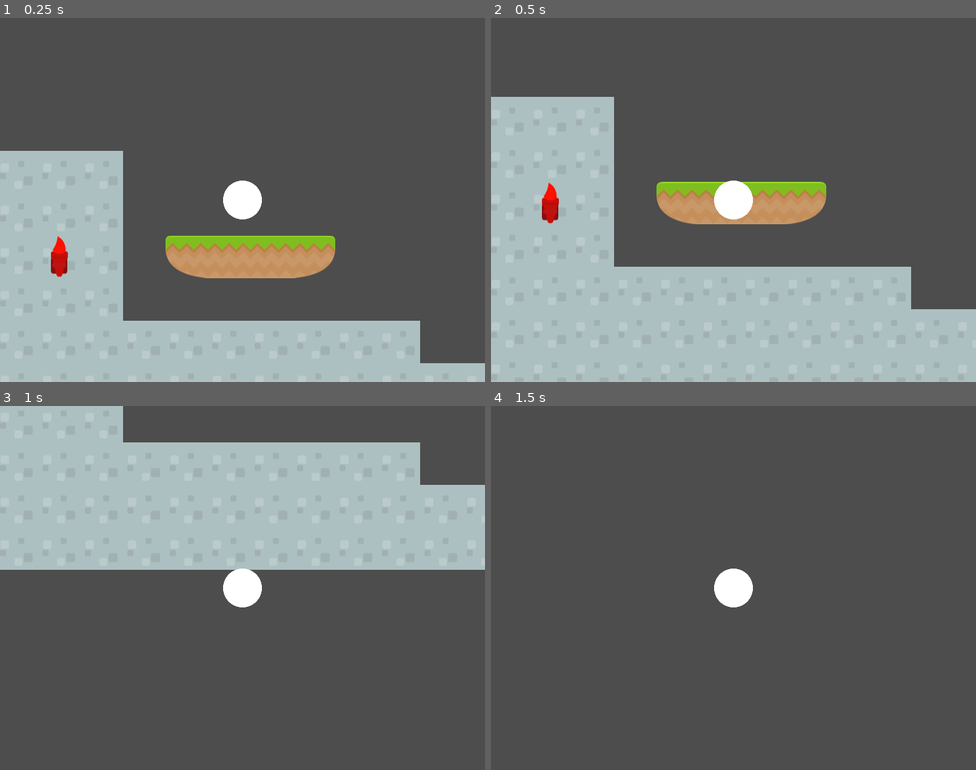
Above: before the commit, frames 1-4 (two rows, left to right).
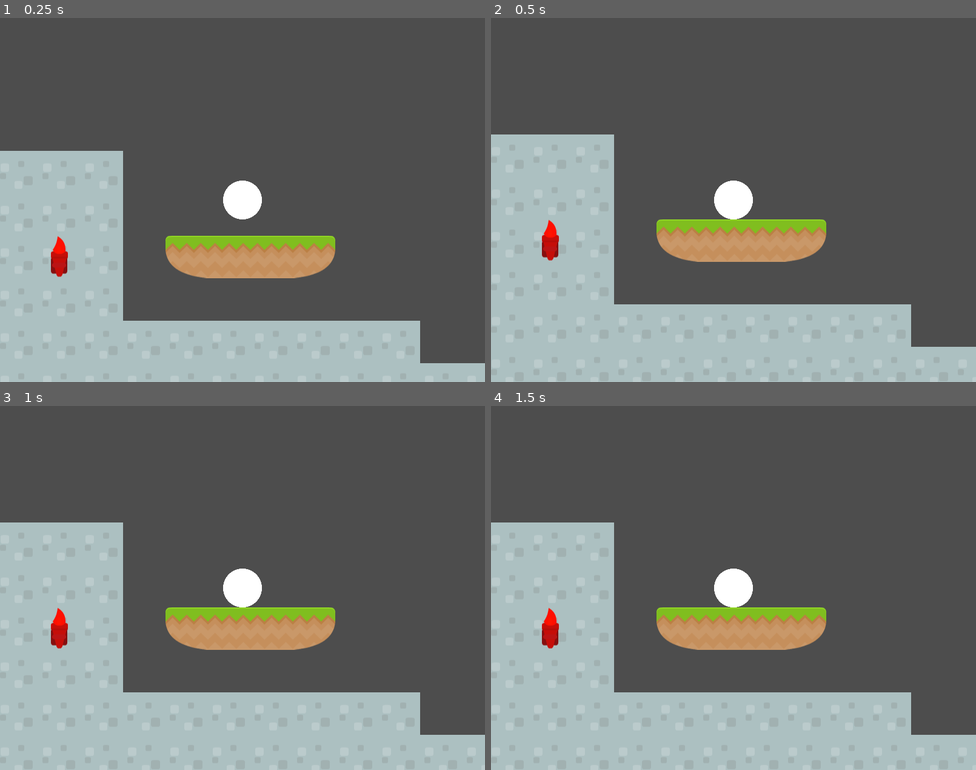
Above: after the commit, the same moments.

Repository: marleeeeeey/godot_exmples
Game: Godot game, scene res://scenes/tutorial_scene.tscn
Same seed, same stepped clock (60 frames per second), same inputs: the game is played once before the commit and once after it. This scene is started directly instead of the project's main scene.
Inputs:
- Up to frame 1 (0.25 s): no input
- Up to frame 2 (0.5 s): no input
- Up to frame 3 (1 s): no input
- Up to frame 4 (1.5 s): no input

Frame 1 is identical in both runs. In frame 2, 18% of the frame differs, in the area x 0-100%, y 21-98%; in frame 3, 65%, in the area x 0-100%, y 0-100%; in frame 4, 35%.

Commit message:
Update collision layer for tileset.

Diff:
--- a/005_my_tilemap_level/tilesets/tutorial_tileset.tres
+++ b/005_my_tilemap_level/tilesets/tutorial_tileset.tres
@@ -7,157 +7,476 @@
 separation = Vector2i(2, 2)
 texture_region_size = Vector2i(70, 70)
 0:0/0 = 0
+0:0/0/physics_layer_0/linear_velocity = Vector2(0, 0)
+0:0/0/physics_layer_0/angular_velocity = 0.0
 1:0/0 = 0
+1:0/0/physics_layer_0/linear_velocity = Vector2(0, 0)
+1:0/0/physics_layer_0/angular_velocity = 0.0
 2:0/0 = 0
+2:0/0/physics_layer_0/linear_velocity = Vector2(0, 0)
+2:0/0/physics_layer_0/angular_velocity = 0.0
 3:0/0 = 0
+3:0/0/physics_layer_0/linear_velocity = Vector2(0, 0)
+3:0/0/physics_layer_0/angular_velocity = 0.0
 4:0/0 = 0
+4:0/0/physics_layer_0/linear_velocity = Vector2(0, 0)
+4:0/0/physics_layer_0/angular_velocity = 0.0
 5:0/0 = 0
+5:0/0/physics_layer_0/linear_velocity = Vector2(0, 0)
+5:0/0/physics_layer_0/angular_velocity = 0.0
 6:0/0 = 0
+6:0/0/physics_layer_0/linear_velocity = Vector2(0, 0)
+6:0/0/physics_layer_0/angular_velocity = 0.0
 7:0/0 = 0
+7:0/0/physics_layer_0/linear_velocity = Vector2(0, 0)
+7:0/0/physics_layer_0/angular_velocity = 0.0
 8:0/0 = 0
+8:0/0/physics_layer_0/linear_velocity = Vector2(0, 0)
+8:0/0/physics_layer_0/angular_velocity = 0.0
+8:0/0/physics_layer_0/polygon_0/points = PackedVector2Array(-35, 35, -35, -35, 35, 35)
 9:0/0 = 0
+9:0/0/physics_layer_0/linear_velocity = Vector2(0, 0)
+9:0/0/physics_layer_0/angular_velocity = 0.0
 10:0/0 = 0
+10:0/0/physics_layer_0/linear_velocity = Vector2(0, 0)
+10:0/0/physics_layer_0/angular_velocity = 0.0
 11:0/0 = 0
+11:0/0/physics_layer_0/linear_velocity = Vector2(0, 0)
+11:0/0/physics_layer_0/angular_velocity = 0.0
 0:1/0 = 0
+0:1/0/physics_layer_0/linear_velocity = Vector2(0, 0)
+0:1/0/physics_layer_0/angular_velocity = 0.0
 1:1/0 = 0
+1:1/0/physics_layer_0/linear_velocity = Vector2(0, 0)
+1:1/0/physics_layer_0/angular_velocity = 0.0
 2:1/0 = 0
+2:1/0/physics_layer_0/linear_velocity = Vector2(0, 0)
+2:1/0/physics_layer_0/angular_velocity = 0.0
 3:1/0 = 0
+3:1/0/physics_layer_0/linear_velocity = Vector2(0, 0)
+3:1/0/physics_layer_0/angular_velocity = 0.0
 4:1/0 = 0
+4:1/0/physics_layer_0/linear_velocity = Vector2(0, 0)
+4:1/0/physics_layer_0/angular_velocity = 0.0
 5:1/0 = 0
+5:1/0/physics_layer_0/linear_velocity = Vector2(0, 0)
+5:1/0/physics_layer_0/angular_velocity = 0.0
 6:1/0 = 0
+6:1/0/physics_layer_0/linear_velocity = Vector2(0, 0)
+6:1/0/physics_layer_0/angular_velocity = 0.0
 7:1/0 = 0
+7:1/0/physics_layer_0/linear_velocity = Vector2(0, 0)
+7:1/0/physics_layer_0/angular_velocity = 0.0
 8:1/0 = 0
+8:1/0/physics_layer_0/linear_velocity = Vector2(0, 0)
+8:1/0/physics_layer_0/angular_velocity = 0.0
 9:1/0 = 0
+9:1/0/physics_layer_0/linear_velocity = Vector2(0, 0)
+9:1/0/physics_layer_0/angular_velocity = 0.0
 10:1/0 = 0
+10:1/0/physics_layer_0/linear_velocity = Vector2(0, 0)
+10:1/0/physics_layer_0/angular_velocity = 0.0
 11:1/0 = 0
+11:1/0/physics_layer_0/linear_velocity = Vector2(0, 0)
+11:1/0/physics_layer_0/angular_velocity = 0.0
 0:2/0 = 0
+0:2/0/physics_layer_0/linear_velocity = Vector2(0, 0)
+0:2/0/physics_layer_0/angular_velocity = 0.0
 1:2/0 = 0
+1:2/0/physics_layer_0/linear_velocity = Vector2(0, 0)
+1:2/0/physics_layer_0/angular_velocity = 0.0
 2:2/0 = 0
+2:2/0/physics_layer_0/linear_velocity = Vector2(0, 0)
+2:2/0/physics_layer_0/angular_velocity = 0.0
 3:2/0 = 0
+3:2/0/physics_layer_0/linear_velocity = Vector2(0, 0)
+3:2/0/physics_layer_0/angular_velocity = 0.0
 4:2/0 = 0
+4:2/0/physics_layer_0/linear_velocity = Vector2(0, 0)
+4:2/0/physics_layer_0/angular_velocity = 0.0
 5:2/0 = 0
+5:2/0/physics_layer_0/linear_velocity = Vector2(0, 0)
+5:2/0/physics_layer_0/angular_velocity = 0.0
 6:2/0 = 0
+6:2/0/physics_layer_0/linear_velocity = Vector2(0, 0)
+6:2/0/physics_layer_0/angular_velocity = 0.0
 7:2/0 = 0
+7:2/0/physics_layer_0/linear_velocity = Vector2(0, 0)
+7:2/0/physics_layer_0/angular_velocity = 0.0
 8:2/0 = 0
+8:2/0/physics_layer_0/linear_velocity = Vector2(0, 0)
+8:2/0/physics_layer_0/angular_velocity = 0.0
+8:2/0/physics_layer_0/polygon_0/points = PackedVector2Array(35, 35, 35, -35, -35, 35)
 9:2/0 = 0
+9:2/0/physics_layer_0/linear_velocity = Vector2(0, 0)
+9:2/0/physics_layer_0/angular_velocity = 0.0
 10:2/0 = 0
+10:2/0/physics_layer_0/linear_velocity = Vector2(0, 0)
+10:2/0/physics_layer_0/angular_velocity = 0.0
 11:2/0 = 0
+11:2/0/physics_layer_0/linear_velocity = Vector2(0, 0)
+11:2/0/physics_layer_0/angular_velocity = 0.0
 0:3/0 = 0
+0:3/0/physics_layer_0/linear_velocity = Vector2(0, 0)
+0:3/0/physics_layer_0/angular_velocity = 0.0
 1:3/0 = 0
+1:3/0/physics_layer_0/linear_velocity = Vector2(0, 0)
+1:3/0/physics_layer_0/angular_velocity = 0.0
 2:3/0 = 0
+2:3/0/physics_layer_0/linear_velocity = Vector2(0, 0)
+2:3/0/physics_layer_0/angular_velocity = 0.0
 3:3/0 = 0
+3:3/0/physics_layer_0/linear_velocity = Vector2(0, 0)
+3:3/0/physics_layer_0/angular_velocity = 0.0
 4:3/0 = 0
+4:3/0/physics_layer_0/linear_velocity = Vector2(0, 0)
+4:3/0/physics_layer_0/angular_velocity = 0.0
 5:3/0 = 0
+5:3/0/physics_layer_0/linear_velocity = Vector2(0, 0)
+5:3/0/physics_layer_0/angular_velocity = 0.0
 6:3/0 = 0
+6:3/0/physics_layer_0/linear_velocity = Vector2(0, 0)
+6:3/0/physics_layer_0/angular_velocity = 0.0
 7:3/0 = 0
+7:3/0/physics_layer_0/linear_velocity = Vector2(0, 0)
+7:3/0/physics_layer_0/angular_velocity = 0.0
 8:3/0 = 0
+8:3/0/physics_layer_0/linear_velocity = Vector2(0, 0)
+8:3/0/physics_layer_0/angular_velocity = 0.0
+8:3/0/physics_layer_0/polygon_0/points = PackedVector2Array(35, 6.35677, 35, -35, -35, -35, -35, 4.591)
 0:4/0 = 0
+0:4/0/physics_layer_0/linear_velocity = Vector2(0, 0)
+0:4/0/physics_layer_0/angular_velocity = 0.0
 1:4/0 = 0
+1:4/0/physics_layer_0/linear_velocity = Vector2(0, 0)
+1:4/0/physics_layer_0/angular_velocity = 0.0
 2:4/0 = 0
+2:4/0/physics_layer_0/linear_velocity = Vector2(0, 0)
+2:4/0/physics_layer_0/angular_velocity = 0.0
 3:4/0 = 0
+3:4/0/physics_layer_0/linear_velocity = Vector2(0, 0)
+3:4/0/physics_layer_0/angular_velocity = 0.0
 4:4/0 = 0
+4:4/0/physics_layer_0/linear_velocity = Vector2(0, 0)
+4:4/0/physics_layer_0/angular_velocity = 0.0
 5:4/0 = 0
+5:4/0/physics_layer_0/linear_velocity = Vector2(0, 0)
+5:4/0/physics_layer_0/angular_velocity = 0.0
 6:4/0 = 0
+6:4/0/physics_layer_0/linear_velocity = Vector2(0, 0)
+6:4/0/physics_layer_0/angular_velocity = 0.0
 7:4/0 = 0
+7:4/0/physics_layer_0/linear_velocity = Vector2(0, 0)
+7:4/0/physics_layer_0/angular_velocity = 0.0
+7:4/0/physics_layer_0/polygon_0/points = PackedVector2Array(-35, -35, 35, -35, 35, 35, -35, 35)
 8:4/0 = 0
+8:4/0/physics_layer_0/linear_velocity = Vector2(0, 0)
+8:4/0/physics_layer_0/angular_velocity = 0.0
+8:4/0/physics_layer_0/polygon_0/points = PackedVector2Array(35, 4.94416, 35, -35, -35, -35, -35, 5.29732)
 9:4/0 = 0
+9:4/0/physics_layer_0/linear_velocity = Vector2(0, 0)
+9:4/0/physics_layer_0/angular_velocity = 0.0
 10:4/0 = 0
+10:4/0/physics_layer_0/linear_velocity = Vector2(0, 0)
+10:4/0/physics_layer_0/angular_velocity = 0.0
 11:4/0 = 0
+11:4/0/physics_layer_0/linear_velocity = Vector2(0, 0)
+11:4/0/physics_layer_0/angular_velocity = 0.0
 0:5/0 = 0
+0:5/0/physics_layer_0/linear_velocity = Vector2(0, 0)
+0:5/0/physics_layer_0/angular_velocity = 0.0
 1:5/0 = 0
+1:5/0/physics_layer_0/linear_velocity = Vector2(0, 0)
+1:5/0/physics_layer_0/angular_velocity = 0.0
 2:5/0 = 0
+2:5/0/physics_layer_0/linear_velocity = Vector2(0, 0)
+2:5/0/physics_layer_0/angular_velocity = 0.0
 3:5/0 = 0
+3:5/0/physics_layer_0/linear_velocity = Vector2(0, 0)
+3:5/0/physics_layer_0/angular_velocity = 0.0
 4:5/0 = 0
+4:5/0/physics_layer_0/linear_velocity = Vector2(0, 0)
+4:5/0/physics_layer_0/angular_velocity = 0.0
 5:5/0 = 0
+5:5/0/physics_layer_0/linear_velocity = Vector2(0, 0)
+5:5/0/physics_layer_0/angular_velocity = 0.0
 6:5/0 = 0
+6:5/0/physics_layer_0/linear_velocity = Vector2(0, 0)
+6:5/0/physics_layer_0/angular_velocity = 0.0
 7:5/0 = 0
+7:5/0/physics_layer_0/linear_velocity = Vector2(0, 0)
+7:5/0/physics_layer_0/angular_velocity = 0.0
 9:5/0 = 0
+9:5/0/physics_layer_0/linear_velocity = Vector2(0, 0)
+9:5/0/physics_layer_0/angular_velocity = 0.0
 10:5/0 = 0
+10:5/0/physics_layer_0/linear_velocity = Vector2(0, 0)
+10:5/0/physics_layer_0/angular_velocity = 0.0
 11:5/0 = 0
+11:5/0/physics_layer_0/linear_velocity = Vector2(0, 0)
+11:5/0/physics_layer_0/angular_velocity = 0.0
 0:6/0 = 0
+0:6/0/physics_layer_0/linear_velocity = Vector2(0, 0)
+0:6/0/physics_layer_0/angular_velocity = 0.0
 1:6/0 = 0
+1:6/0/physics_layer_0/linear_velocity = Vector2(0, 0)
+1:6/0/physics_layer_0/angular_velocity = 0.0
 2:6/0 = 0
+2:6/0/physics_layer_0/linear_velocity = Vector2(0, 0)
+2:6/0/physics_layer_0/angular_velocity = 0.0
 3:6/0 = 0
+3:6/0/physics_layer_0/linear_velocity = Vector2(0, 0)
+3:6/0/physics_layer_0/angular_velocity = 0.0
 4:6/0 = 0
+4:6/0/physics_layer_0/linear_velocity = Vector2(0, 0)
+4:6/0/physics_layer_0/angular_velocity = 0.0
 5:6/0 = 0
+5:6/0/physics_layer_0/linear_velocity = Vector2(0, 0)
+5:6/0/physics_layer_0/angular_velocity = 0.0
 6:6/0 = 0
+6:6/0/physics_layer_0/linear_velocity = Vector2(0, 0)
+6:6/0/physics_layer_0/angular_velocity = 0.0
 7:6/0 = 0
+7:6/0/physics_layer_0/linear_velocity = Vector2(0, 0)
+7:6/0/physics_layer_0/angular_velocity = 0.0
 9:6/0 = 0
+9:6/0/physics_layer_0/linear_velocity = Vector2(0, 0)
+9:6/0/physics_layer_0/angular_velocity = 0.0
 10:6/0 = 0
+10:6/0/physics_layer_0/linear_velocity = Vector2(0, 0)
+10:6/0/physics_layer_0/angular_velocity = 0.0
 11:6/0 = 0
+11:6/0/physics_layer_0/linear_velocity = Vector2(0, 0)
+11:6/0/physics_layer_0/angular_velocity = 0.0
 0:7/0 = 0
+0:7/0/physics_layer_0/linear_velocity = Vector2(0, 0)
+0:7/0/physics_layer_0/angular_velocity = 0.0
 1:7/0 = 0
+1:7/0/physics_layer_0/linear_velocity = Vector2(0, 0)
+1:7/0/physics_layer_0/angular_velocity = 0.0
 2:7/0 = 0
+2:7/0/physics_layer_0/linear_velocity = Vector2(0, 0)
+2:7/0/physics_layer_0/angular_velocity = 0.0
 3:7/0 = 0
+3:7/0/physics_layer_0/linear_velocity = Vector2(0, 0)
+3:7/0/physics_layer_0/angular_velocity = 0.0
 4:7/0 = 0
+4:7/0/physics_layer_0/linear_velocity = Vector2(0, 0)
+4:7/0/physics_layer_0/angular_velocity = 0.0
 5:7/0 = 0
+5:7/0/physics_layer_0/linear_velocity = Vector2(0, 0)
+5:7/0/physics_layer_0/angular_velocity = 0.0
 6:7/0 = 0
+6:7/0/physics_layer_0/linear_velocity = Vector2(0, 0)
+6:7/0/physics_layer_0/angular_velocity = 0.0
 7:7/0 = 0
+7:7/0/physics_layer_0/linear_velocity = Vector2(0, 0)
+7:7/0/physics_layer_0/angular_velocity = 0.0
+7:7/0/physics_layer_0/polygon_0/points = PackedVector2Array(-35, -35, 35, -35, 35, 35, -35, 35)
 0:8/0 = 0
+0:8/0/physics_layer_0/linear_velocity = Vector2(0, 0)
+0:8/0/physics_layer_0/angular_velocity = 0.0
 1:8/0 = 0
+1:8/0/physics_layer_0/linear_velocity = Vector2(0, 0)
+1:8/0/physics_layer_0/angular_velocity = 0.0
 2:8/0 = 0
+2:8/0/physics_layer_0/linear_velocity = Vector2(0, 0)
+2:8/0/physics_layer_0/angular_velocity = 0.0
 3:8/0 = 0
+3:8/0/physics_layer_0/linear_velocity = Vector2(0, 0)
+3:8/0/physics_layer_0/angular_velocity = 0.0
 4:8/0 = 0
+4:8/0/physics_layer_0/linear_velocity = Vector2(0, 0)
+4:8/0/physics_layer_0/angular_velocity = 0.0
 5:8/0 = 0
+5:8/0/physics_layer_0/linear_velocity = Vector2(0, 0)
+5:8/0/physics_layer_0/angular_velocity = 0.0
 6:8/0 = 0
+6:8/0/physics_layer_0/linear_velocity = Vector2(0, 0)
+6:8/0/physics_layer_0/angular_velocity = 0.0
 7:8/0 = 0
+7:8/0/physics_layer_0/linear_velocity = Vector2(0, 0)
+7:8/0/physics_layer_0/angular_velocity = 0.0
+7:8/0/physics_layer_0/polygon_0/points = PackedVector2Array(-35, -35, 35, -35, 35, 35, -35, 35)
 0:9/0 = 0
+0:9/0/physics_layer_0/linear_velocity = Vector2(0, 0)
+0:9/0/physics_layer_0/angular_velocity = 0.0
 1:9/0 = 0
+1:9/0/physics_layer_0/linear_velocity = Vector2(0, 0)
+1:9/0/physics_layer_0/angular_velocity = 0.0
 2:9/0 = 0
+2:9/0/physics_layer_0/linear_velocity = Vector2(0, 0)
+2:9/0/physics_layer_0/angular_velocity = 0.0
 3:9/0 = 0
+3:9/0/physics_layer_0/linear_velocity = Vector2(0, 0)
+3:9/0/physics_layer_0/angular_velocity = 0.0
 4:9/0 = 0
+4:9/0/physics_layer_0/linear_velocity = Vector2(0, 0)
+4:9/0/physics_layer_0/angular_velocity = 0.0
 6:9/0 = 0
+6:9/0/physics_layer_0/linear_velocity = Vector2(0, 0)
+6:9/0/physics_layer_0/angular_velocity = 0.0
 7:9/0 = 0
+7:9/0/physics_layer_0/linear_velocity = Vector2(0, 0)
+7:9/0/physics_layer_0/angular_velocity = 0.0
+7:9/0/physics_layer_0/polygon_0/points = PackedVector2Array(-35, -35, 35, -35, 35, 35, -35, 35)
 9:9/0 = 0
+9:9/0/physics_layer_0/linear_velocity = Vector2(0, 0)
+9:9/0/physics_layer_0/angular_velocity = 0.0
 10:9/0 = 0
+10:9/0/physics_layer_0/linear_velocity = Vector2(0, 0)
+10:9/0/physics_layer_0/angular_velocity = 0.0
 11:9/0 = 0
+11:9/0/physics_layer_0/linear_velocity = Vector2(0, 0)
+11:9/0/physics_layer_0/angular_velocity = 0.0
 0:10/0 = 0
+0:10/0/physics_layer_0/linear_velocity = Vector2(0, 0)
+0:10/0/physics_layer_0/angular_velocity = 0.0
 1:10/0 = 0
+1:10/0/physics_layer_0/linear_velocity = Vector2(0, 0)
+1:10/0/physics_layer_0/angular_velocity = 0.0
 2:10/0 = 0
+2:10/0/physics_layer_0/linear_velocity = Vector2(0, 0)
+2:10/0/physics_layer_0/angular_velocity = 0.0
 3:10/0 = 0
+3:10/0/physics_layer_0/linear_velocity = Vector2(0, 0)
+3:10/0/physics_layer_0/angular_velocity = 0.0
 4:10/0 = 0
+4:10/0/physics_layer_0/linear_velocity = Vector2(0, 0)
+4:10/0/physics_layer_0/angular_velocity = 0.0
 5:10/0 = 0
+5:10/0/physics_layer_0/linear_velocity = Vector2(0, 0)
+5:10/0/physics_layer_0/angular_velocity = 0.0
 6:10/0 = 0
+6:10/0/physics_layer_0/linear_velocity = Vector2(0, 0)
+6:10/0/physics_layer_0/angular_velocity = 0.0
 7:10/0 = 0
+7:10/0/physics_layer_0/linear_velocity = Vector2(0, 0)
+7:10/0/physics_layer_0/angular_velocity = 0.0
 9:10/0 = 0
+9:10/0/physics_layer_0/linear_velocity = Vector2(0, 0)
+9:10/0/physics_layer_0/angular_velocity = 0.0
 10:10/0 = 0
+10:10/0/physics_layer_0/linear_velocity = Vector2(0, 0)
+10:10/0/physics_layer_0/angular_velocity = 0.0
 0:11/0 = 0
+0:11/0/physics_layer_0/linear_velocity = Vector2(0, 0)
+0:11/0/physics_layer_0/angular_velocity = 0.0
 1:11/0 = 0
+1:11/0/physics_layer_0/linear_velocity = Vector2(0, 0)
+1:11/0/physics_layer_0/angular_velocity = 0.0
 2:11/0 = 0
+2:11/0/physics_layer_0/linear_velocity = Vector2(0, 0)
+2:11/0/physics_layer_0/angular_velocity = 0.0
 3:11/0 = 0
+3:11/0/physics_layer_0/linear_velocity = Vector2(0, 0)
+3:11/0/physics_layer_0/angular_velocity = 0.0
 4:11/0 = 0
+4:11/0/physics_layer_0/linear_velocity = Vector2(0, 0)
+4:11/0/physics_layer_0/angular_velocity = 0.0
 5:11/0 = 0
+5:11/0/physics_layer_0/linear_velocity = Vector2(0, 0)
+5:11/0/physics_layer_0/angular_velocity = 0.0
 6:11/0 = 0
+6:11/0/physics_layer_0/linear_velocity = Vector2(0, 0)
+6:11/0/physics_layer_0/angular_velocity = 0.0
 7:11/0 = 0
+7:11/0/physics_layer_0/linear_velocity = Vector2(0, 0)
+7:11/0/physics_layer_0/angular_velocity = 0.0
 9:11/0 = 0
+9:11/0/physics_layer_0/linear_velocity = Vector2(0, 0)
+9:11/0/physics_layer_0/angular_velocity = 0.0
 10:11/0 = 0
+10:11/0/physics_layer_0/linear_velocity = Vector2(0, 0)
+10:11/0/physics_layer_0/angular_velocity = 0.0
 0:12/0 = 0
+0:12/0/physics_layer_0/linear_velocity = Vector2(0, 0)
+0:12/0/physics_layer_0/angular_velocity = 0.0
 1:12/0 = 0
+1:12/0/physics_layer_0/linear_velocity = Vector2(0, 0)
+1:12/0/physics_layer_0/angular_velocity = 0.0
 2:12/0 = 0
+2:12/0/physics_layer_0/linear_velocity = Vector2(0, 0)
+2:12/0/physics_layer_0/angular_velocity = 0.0
 3:12/0 = 0
+3:12/0/physics_layer_0/linear_velocity = Vector2(0, 0)
+3:12/0/physics_layer_0/angular_velocity = 0.0
 4:12/0 = 0
+4:12/0/physics_layer_0/linear_velocity = Vector2(0, 0)
+4:12/0/physics_layer_0/angular_velocity = 0.0
 5:12/0 = 0
+5:12/0/physics_layer_0/linear_velocity = Vector2(0, 0)
+5:12/0/physics_layer_0/angular_velocity = 0.0
 6:12/0 = 0
+6:12/0/physics_layer_0/linear_velocity = Vector2(0, 0)
+6:12/0/physics_layer_0/angular_velocity = 0.0
 7:12/0 = 0
+7:12/0/physics_layer_0/linear_velocity = Vector2(0, 0)
+7:12/0/physics_layer_0/angular_velocity = 0.0
+7:12/0/physics_layer_0/polygon_0/points = PackedVector2Array(-35, -35, 35, -35, 35, 35, -35, 35)
 8:5/0 = 0
+8:5/0/physics_layer_0/linear_velocity = Vector2(0, 0)
+8:5/0/physics_layer_0/angular_velocity = 0.0
+8:5/0/physics_layer_0/polygon_0/points = PackedVector2Array(35, 4.94416, 35, -35, -35, -35, -35, 5.29732)
 8:6/0 = 0
+8:6/0/physics_layer_0/linear_velocity = Vector2(0, 0)
+8:6/0/physics_layer_0/angular_velocity = 0.0
+8:6/0/physics_layer_0/polygon_0/points = PackedVector2Array(35, 4.94416, 35, -35, -35, -35, -35, 5.29732)
 8:7/0 = 0
+8:7/0/physics_layer_0/linear_velocity = Vector2(0, 0)
+8:7/0/physics_layer_0/angular_velocity = 0.0
+8:7/0/physics_layer_0/polygon_0/points = PackedVector2Array(35, -10.5946, 35, -35, -35, -35, -35, 35, -12.537, 35, 5.47389, 7.76939)
 8:8/0 = 0
+8:8/0/physics_layer_0/linear_velocity = Vector2(0, 0)
+8:8/0/physics_layer_0/angular_velocity = 0.0
+8:8/0/physics_layer_0/polygon_0/points = PackedVector2Array(-35, -35, 35, -35, 35, -9.88832, 26.6632, 11.3009, 12.1838, 24.0145, -10.0649, 31.4307, -35, 35)
 9:8/0 = 0
+9:8/0/physics_layer_0/linear_velocity = Vector2(0, 0)
+9:8/0/physics_layer_0/angular_velocity = 0.0
 8:12/0 = 0
+8:12/0/physics_layer_0/linear_velocity = Vector2(0, 0)
+8:12/0/physics_layer_0/angular_velocity = 0.0
+8:12/0/physics_layer_0/polygon_0/points = PackedVector2Array(-35, -35, 35, -35, 35, 35, -35, 35)
 8:11/0 = 0
+8:11/0/physics_layer_0/linear_velocity = Vector2(0, 0)
+8:11/0/physics_layer_0/angular_velocity = 0.0
+8:11/0/physics_layer_0/polygon_0/points = PackedVector2Array(-35, -35, 35, -35, 35, 35, -35, 35)
 8:10/0 = 0
+8:10/0/physics_layer_0/linear_velocity = Vector2(0, 0)
+8:10/0/physics_layer_0/angular_velocity = 0.0
+8:10/0/physics_layer_0/polygon_0/points = PackedVector2Array(35, -35, -35, -35, -35, -9.88832, -26.6632, 11.3009, -12.1838, 24.0145, 10.0649, 31.4307, 35, 35)
 9:12/0 = 0
+9:12/0/physics_layer_0/linear_velocity = Vector2(0, 0)
+9:12/0/physics_layer_0/angular_velocity = 0.0
 9:7/0 = 0
+9:7/0/physics_layer_0/linear_velocity = Vector2(0, 0)
+9:7/0/physics_layer_0/angular_velocity = 0.0
 10:7/0 = 0
+10:7/0/physics_layer_0/linear_velocity = Vector2(0, 0)
+10:7/0/physics_layer_0/angular_velocity = 0.0
 10:8/0 = 0
+10:8/0/physics_layer_0/linear_velocity = Vector2(0, 0)
+10:8/0/physics_layer_0/angular_velocity = 0.0
 10:12/0 = 0
+10:12/0/physics_layer_0/linear_velocity = Vector2(0, 0)
+10:12/0/physics_layer_0/angular_velocity = 0.0
 11:8/0 = 0
+11:8/0/physics_layer_0/linear_velocity = Vector2(0, 0)
+11:8/0/physics_layer_0/angular_velocity = 0.0
 11:7/0 = 0
+11:7/0/physics_layer_0/linear_velocity = Vector2(0, 0)
+11:7/0/physics_layer_0/angular_velocity = 0.0
 11:3/0 = 0
+11:3/0/physics_layer_0/linear_velocity = Vector2(0, 0)
+11:3/0/physics_layer_0/angular_velocity = 0.0
 10:3/0 = 0
+10:3/0/physics_layer_0/linear_velocity = Vector2(0, 0)
+10:3/0/physics_layer_0/angular_velocity = 0.0
 9:3/0 = 0
+9:3/0/physics_layer_0/linear_velocity = Vector2(0, 0)
+9:3/0/physics_layer_0/angular_velocity = 0.0
 
 [resource]
 tile_size = Vector2i(70, 70)
+physics_layer_0/collision_layer = 1
 sources/0 = SubResource("TileSetAtlasSource_8lgju")
